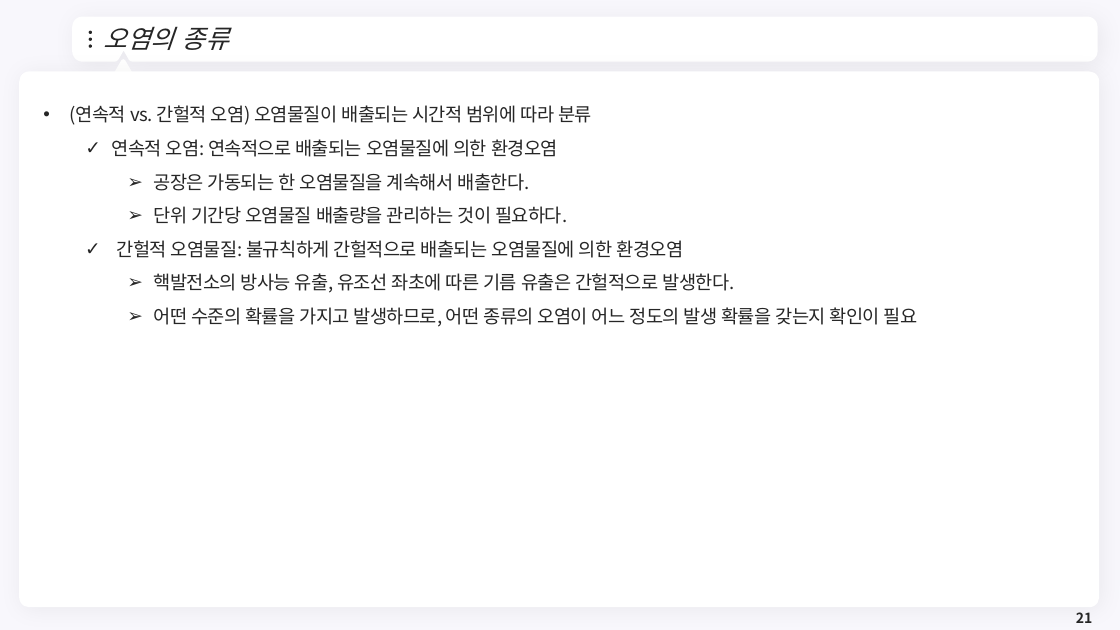
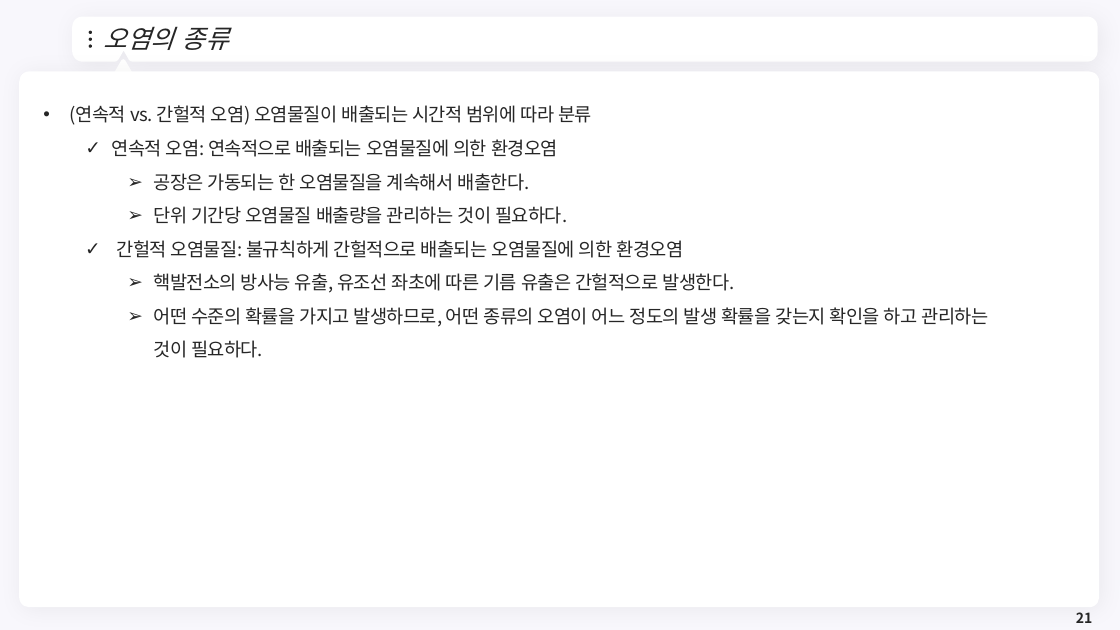
Before and after one commit to meandthey/Teaching, a slide deck: slide 21 of 환경경제학/2026-1/환경경제학_Chapter_02.pptx. Drawn at 1120x630 pixels with LibreOffice and Linux fonts; fonts in the diff are those of the drawing; background and template pictures are left out. Boxes give left, top, right and bottom in pixels: in the first picture for what was removed or moved away, otherwise in the second. Text is boxed around its words. In the diff, an @@ line names an element or a change of style, - is before the commit and + after.

```diff
--- a/환경경제학/2026-1/환경경제학_Chapter_02.pptx
+++ b/환경경제학/2026-1/환경경제학_Chapter_02.pptx
@@ text at (154,307,989,358): text changed @@
-    ➢ 어떤 수준의 확률을 가지고 발생하므로, 어떤 종류의 오염이 어느 정도의 발생 확률을 갖는지 확인이 필요
+    ➢ 어떤 수준의 확률을 가지고 발생하므로, 어떤 종류의 오염이 어느 정도의 발생 확률을 갖는지 확인을 하고 관리하는 것이 필요하다.
```
Also in this commit, not shown: 11 slides removed, 5 other files.
